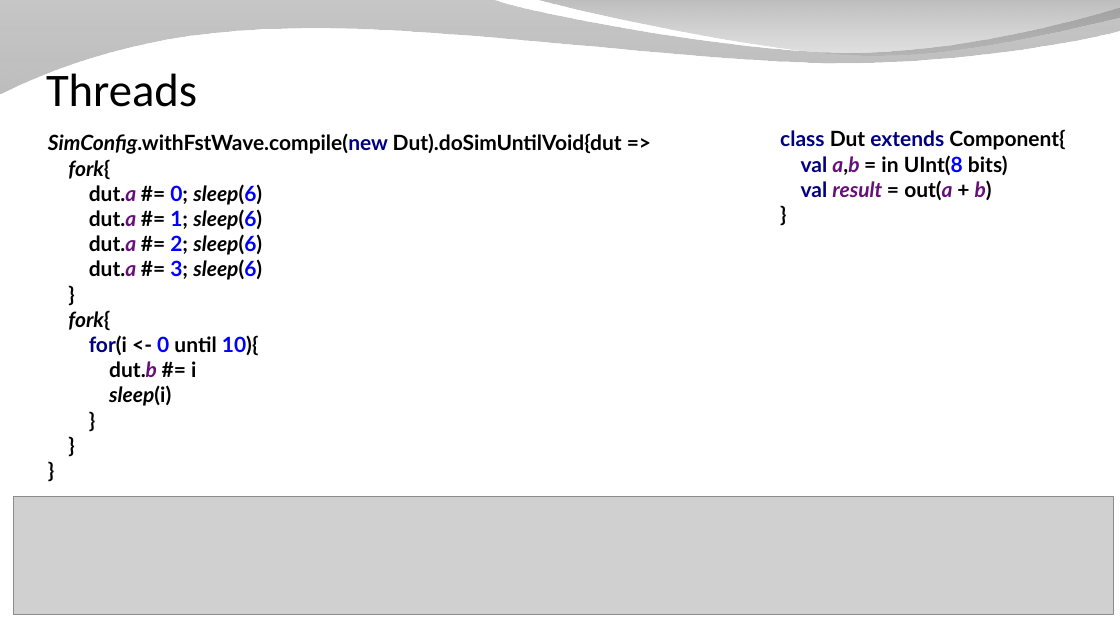
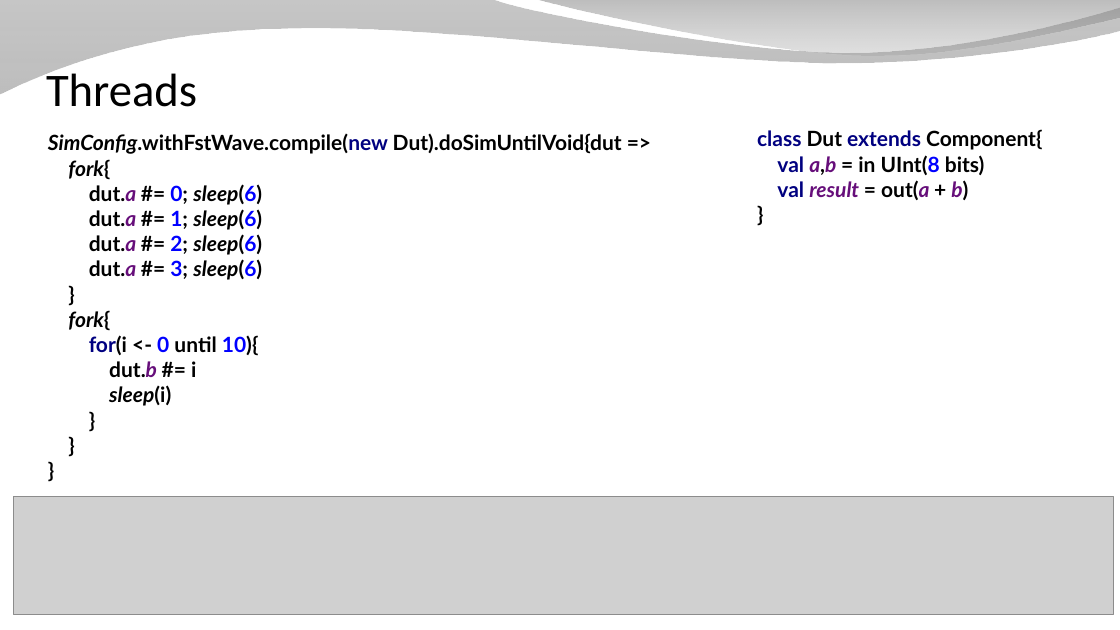
Before and after one commit to SpinalHDL/SpinalDoc, a slide deck: slide 6 of presentation/en/workshop/sim.odp. Drawn at 1120x630 pixels with LibreOffice and Linux fonts; fonts in the diff are those of the drawing; grey boxes stand for pictures; background and template pictures are left out. Boxes give left, top, right and bottom in pixels: in the first picture for what was removed or moved away, otherwise in the second. Text is boxed around its words. In the diff, an @@ line names an element or a change of style, - is before the commit and + after.

```diff
--- a/presentation/en/workshop/sim.odp
+++ b/presentation/en/workshop/sim.odp
@@ text "class Dut extends Component{ val ...": place and size @@
-text "class Dut extends Component{ val ..." at box(780, 129, 1065, 200)
+text "class Dut extends Component{ val ..." at box(757, 129, 1042, 200)
```
Also in this commit, not shown: 1 other slide changed.
